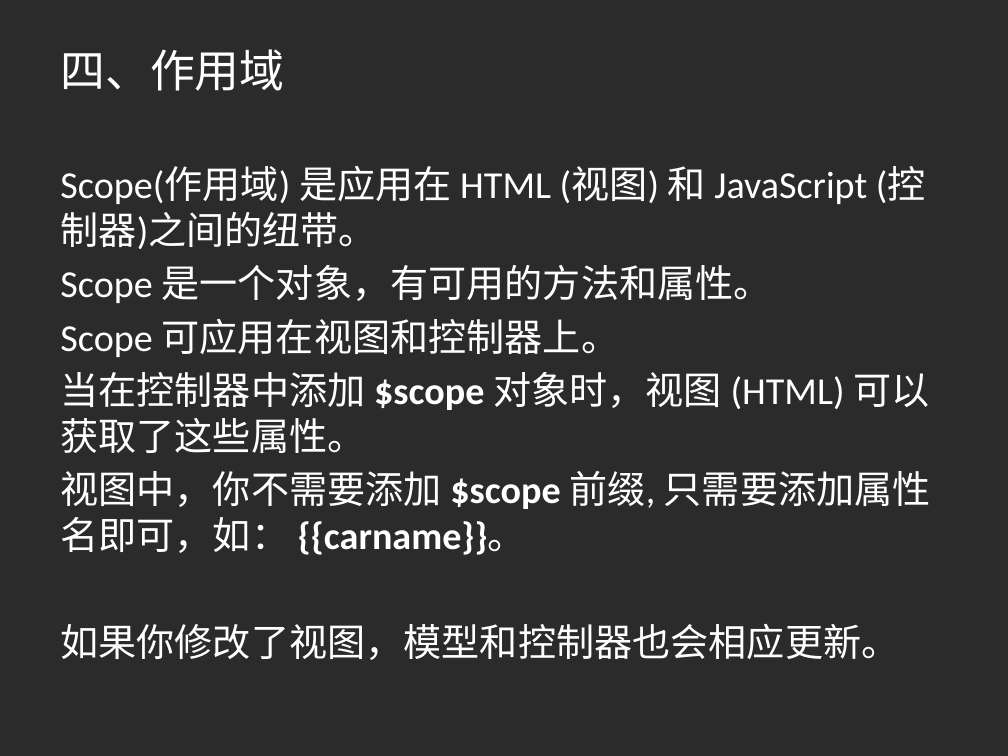
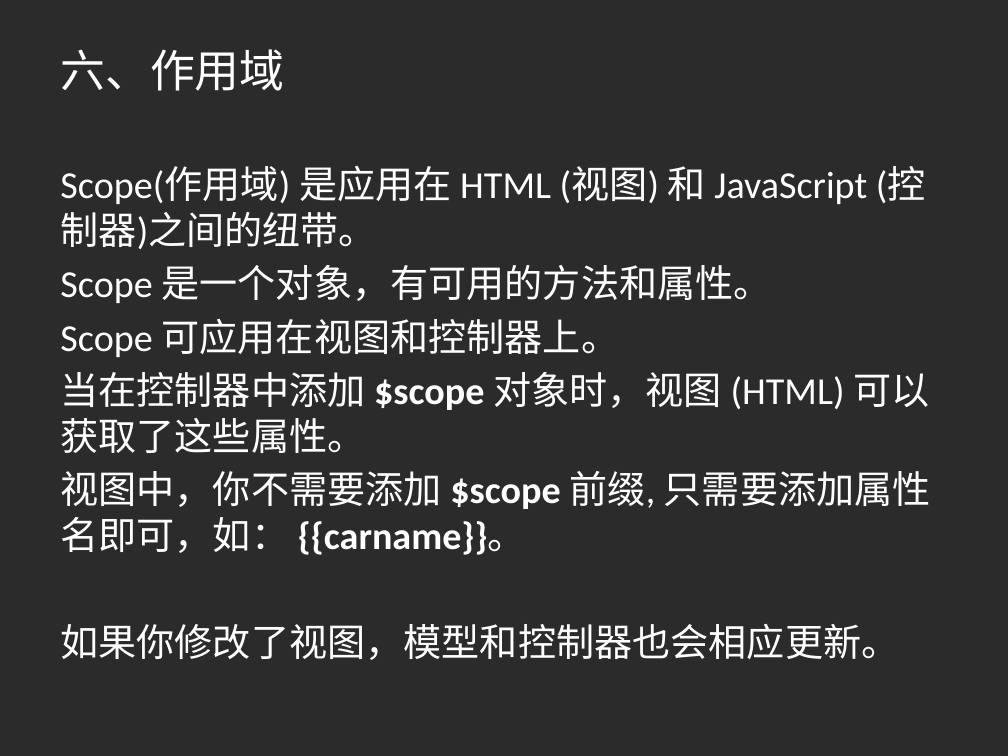
Before and after one commit to zhengqi900/angular, a slide deck: slide 9 of AngularJS.pptx (slide 7 before the commit). Drawn at 1008x756 pixels with LibreOffice and Linux fonts; fonts in the diff are those of the drawing; background and template pictures are left out; a plain dark background stands for a picture behind light text. Boxes give left, top, right and bottom in pixels: in the first picture for what was removed or moved away, otherwise in the second. Text is boxed around its words. In the diff, an @@ line names an element or a change of style, - is before the commit and + after.

Commit message:
up

```diff
--- a/AngularJS.pptx
+++ b/AngularJS.pptx
@@ title at [60, 49, 284, 91]: text changed @@
-四、作用域
+六、作用域
```
Also in this commit, not shown: 2 other slides changed.
